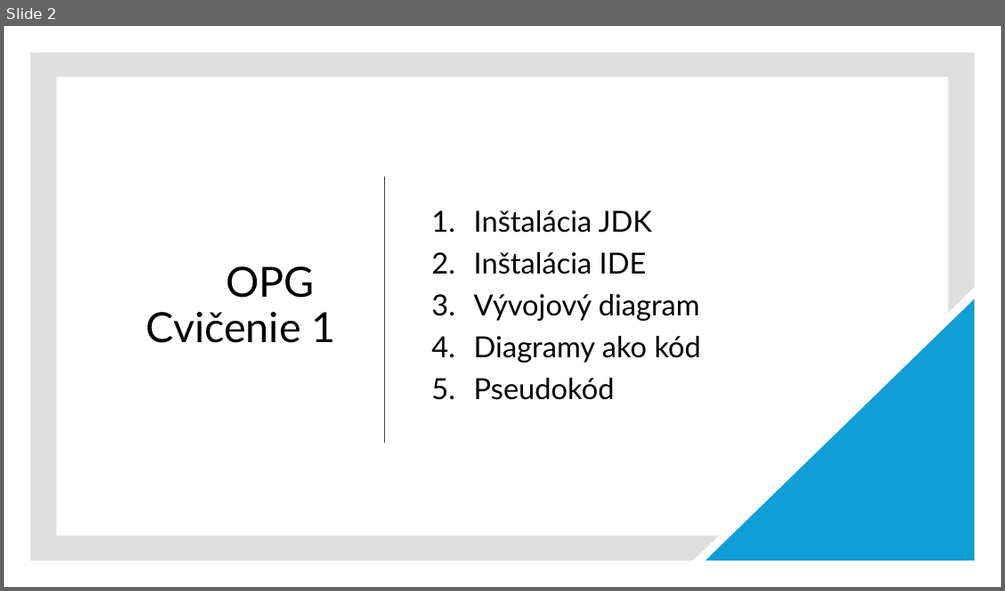
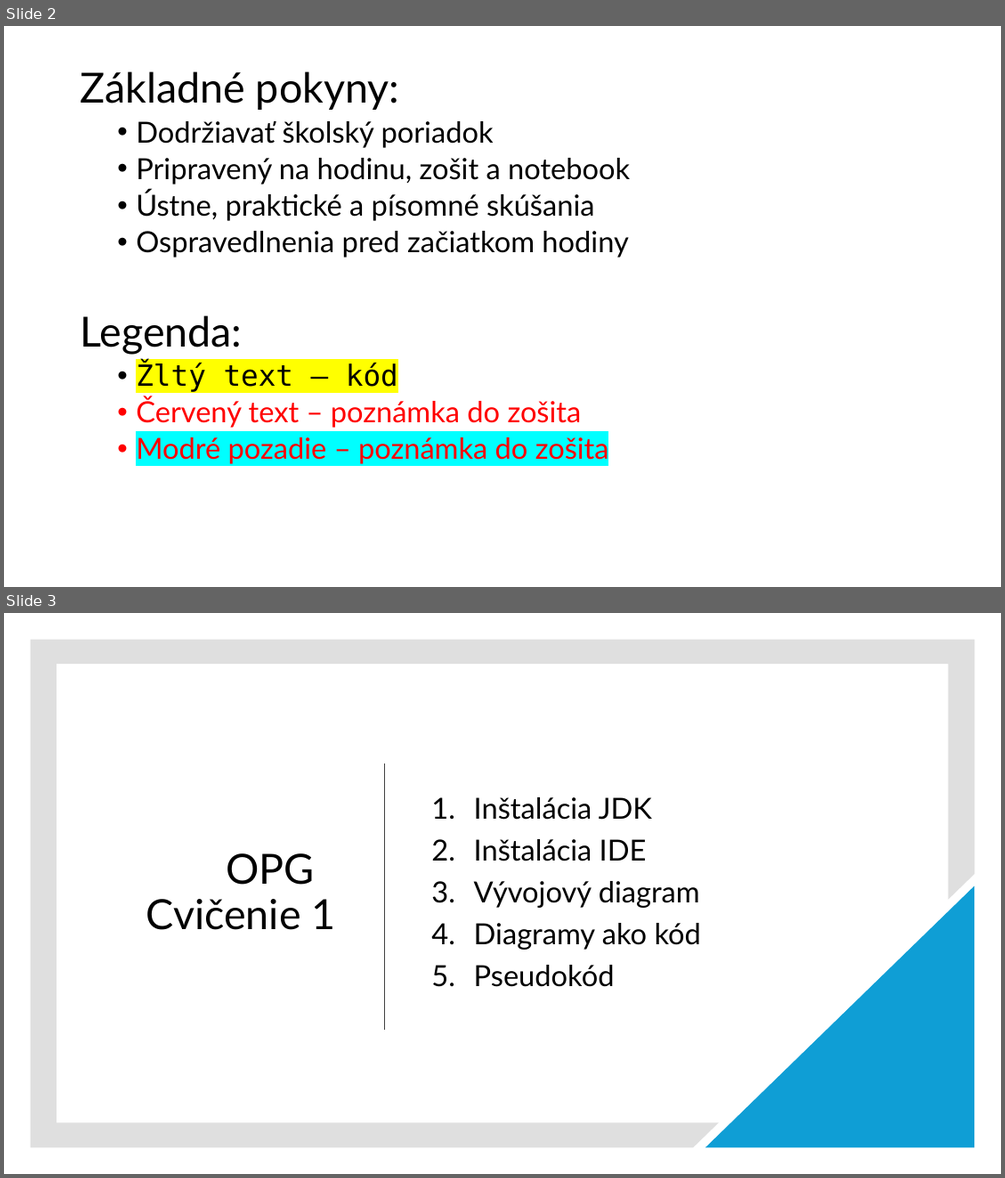
Before and after one commit to wagjo/oop, a slide deck: prezentacie/c01w.pptx. Shown one above the other, each under a label of ours: slide 2 before the commit, slides 2 and 3 after it. The pictures are 1005x591 and 1005x1178 pixels, drawn with LibreOffice and Linux fonts; fonts in the diff are those of the drawing. Boxes give left, top, right and bottom in pixels: in the first picture for what was removed or moved away, otherwise in the second. Text is boxed around its words. In the diff, an @@ line names an element or a change of style, - is before the commit and + after.

```diff
--- a/prezentacie/c01w.pptx
+++ b/prezentacie/c01w.pptx
@@ slide 2 added at [4,26,1001,587], background #FFFFFF @@
@@ text added at [80,71,630,465], 28 pt, text #000000 @@
+Základné pokyny:
+  • Dodržiavať školský poriadok
+  • Pripravený na hodinu, zošit a notebook
+  • Ústne, praktické a písomné skúšania
+  • Ospravedlnenia pred začiatkom hodiny
+Legenda:
+  • Žltý text – kód
+  • Červený text – poznámka do zošita
+  • Modré pozadie – poznámka do zošita
@@ what was slide 2 is now slide 3 @@
```
Also in this commit, not shown: 7 slides changed, 1 other file.
